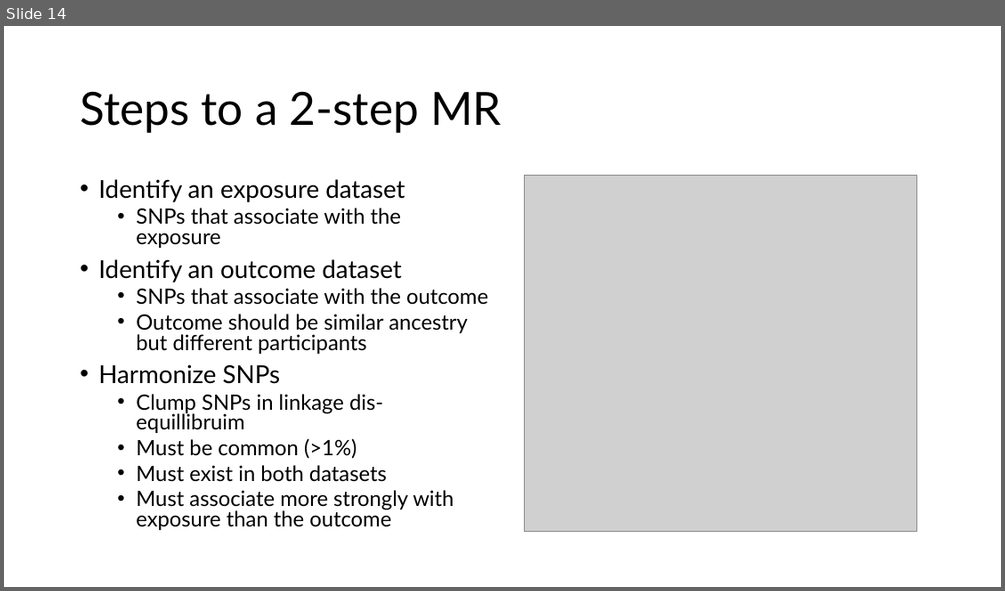
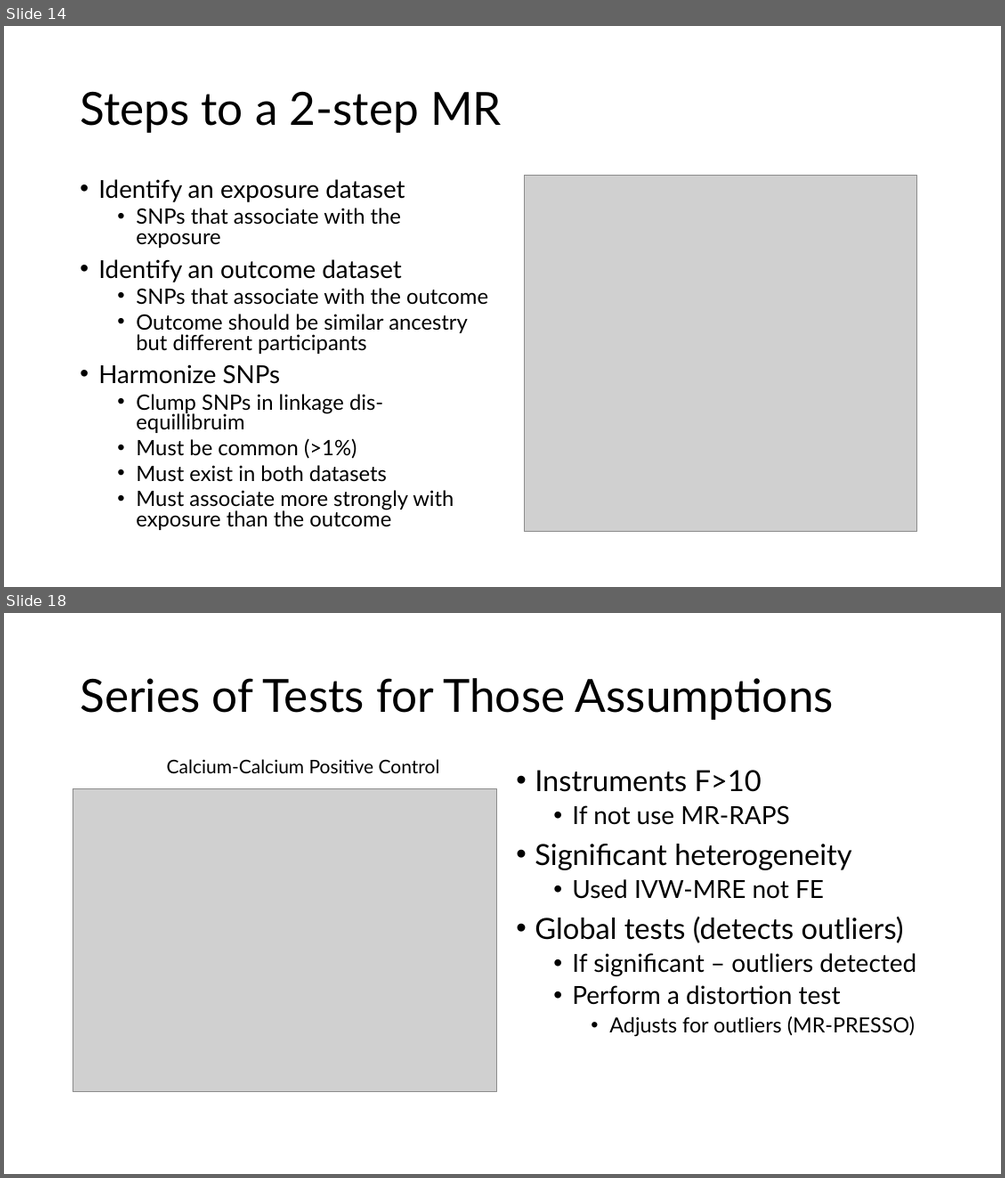
Before and after one commit to BridgesLab/PrecisionNutrition, a slide deck: Presentations/High Cholesterol Causes Bone Demineralization.pptx. Shown one above the other, each under a label of ours: slide 14 before the commit, slides 14 and 18 after it; the slides between them are not shown. The pictures are 1005x591 and 1005x1178 pixels, drawn with LibreOffice and Linux fonts; fonts in the diff are those of the drawing; grey boxes stand for pictures. Boxes give left, top, right and bottom in pixels: in the first picture for what was removed or moved away, otherwise in the second. Text is boxed around its words. In the diff, an @@ line names an element or a change of style, - is before the commit and + after.

Commit message:
Updated figures for cholesterol calcium analysis

```diff
--- a/Presentations/High Cholesterol Causes Bone Demineralization.pptx
+++ b/Presentations/High Cholesterol Causes Bone Demineralization.pptx
@@ slide 18 added at bbox=[4, 613, 1001, 1174], background #FFFFFF @@
@@ title added at bbox=[80, 678, 833, 720], 44 pt, text #000000 @@
+Series of Tests for Those Assumptions
@@ text added at bbox=[167, 759, 440, 773], 18 pt, text #000000 @@
+Calcium-Calcium Positive Control
@@ text added at bbox=[534, 770, 916, 1037], 24 pt, text #000000 @@
+• Instruments F>10
+  • If not use MR-RAPS
+• Significant heterogeneity
+  • Used IVW-MRE not FE
+• Global tests (detects outliers)
+  • If significant – outliers detected
+  • Perform a distortion test
+    • Adjusts for outliers (MR-PRESSO)
@@ picture added at bbox=[73, 788, 497, 1092] @@
```
Also in this commit, not shown: 5 slides changed, 8 other slides added, 2 slides removed, 2 other files.
